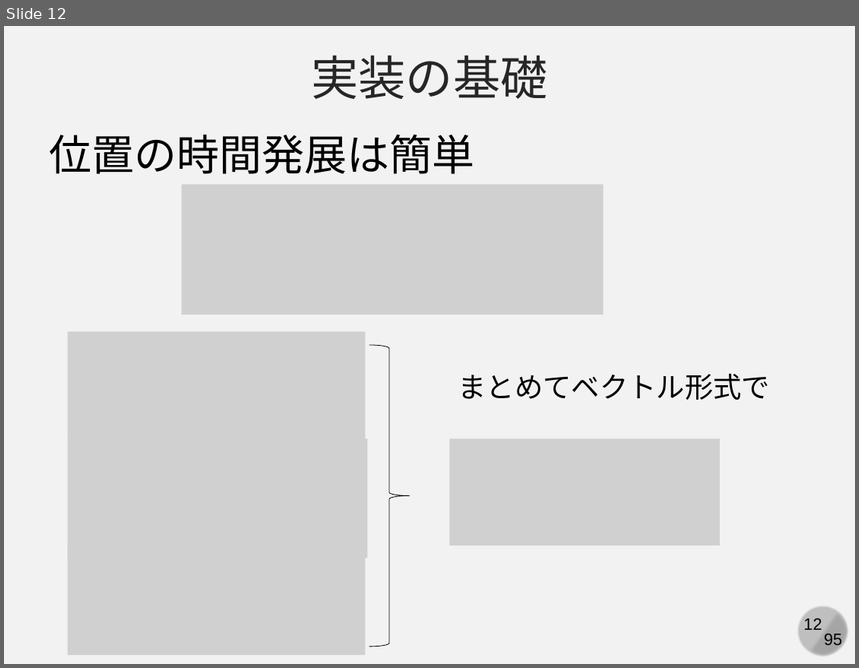
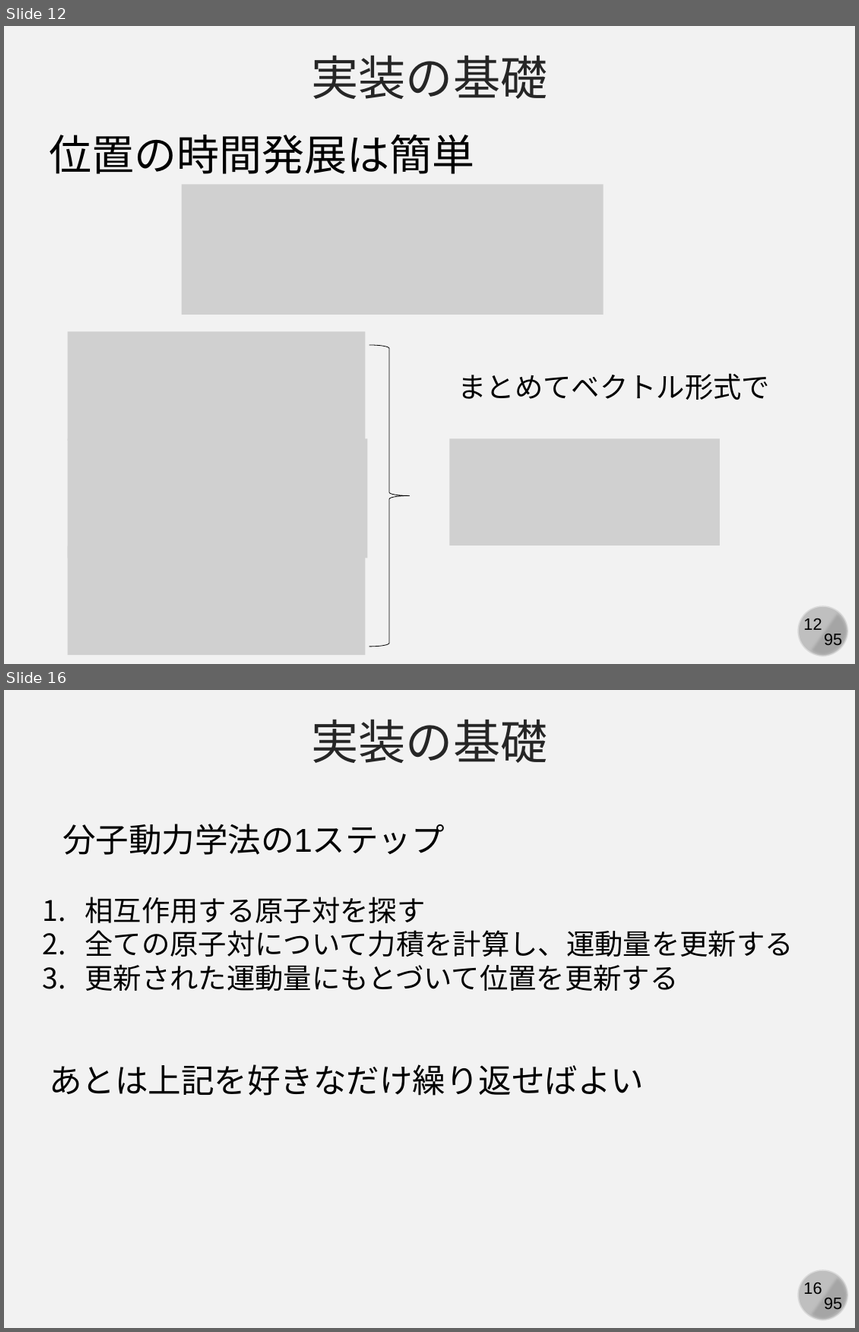
Before and after one commit to kaityo256/simulation_engineering, a slide deck: 07_md_implementation/simulation07.pptx. Shown one above the other, each under a label of ours: slide 12 before the commit, slides 12 and 16 after it; the slides between them are not shown. The pictures are 859x668 and 859x1332 pixels, drawn with LibreOffice and Linux fonts; fonts in the diff are those of the drawing; grey boxes stand for pictures. Boxes give left, top, right and bottom in pixels: in the first picture for what was removed or moved away, otherwise in the second. Text is boxed around its words. In the diff, an @@ line names an element or a change of style, - is before the commit and + after.

```diff
--- a/07_md_implementation/simulation07.pptx
+++ b/07_md_implementation/simulation07.pptx
@@ slide 16 added at (4,690,855,1328), background #F2F2F2; not listed: 4 template elements that a slide beside it also shows @@
@@ text added at (312,719,548,763), 40 pt, text #262626 @@
+実装の基礎
@@ text added at (63,824,445,855), 28 pt, text #000000 @@
+分子動力学法の1ステップ
@@ text added at (85,897,794,991), 24 pt, text #000000 @@
+1. 相互作用する原子対を探す
+2. 全ての原子対について力積を計算し、運動量を更新する
+3. 更新された運動量にもとづいて位置を更新する
@@ text added at (49,1065,644,1096), 28 pt, text #000000 @@
+あとは上記を好きなだけ繰り返せばよい
```
Also in this commit, not shown: 1 slide changed, 2 other slides added.
